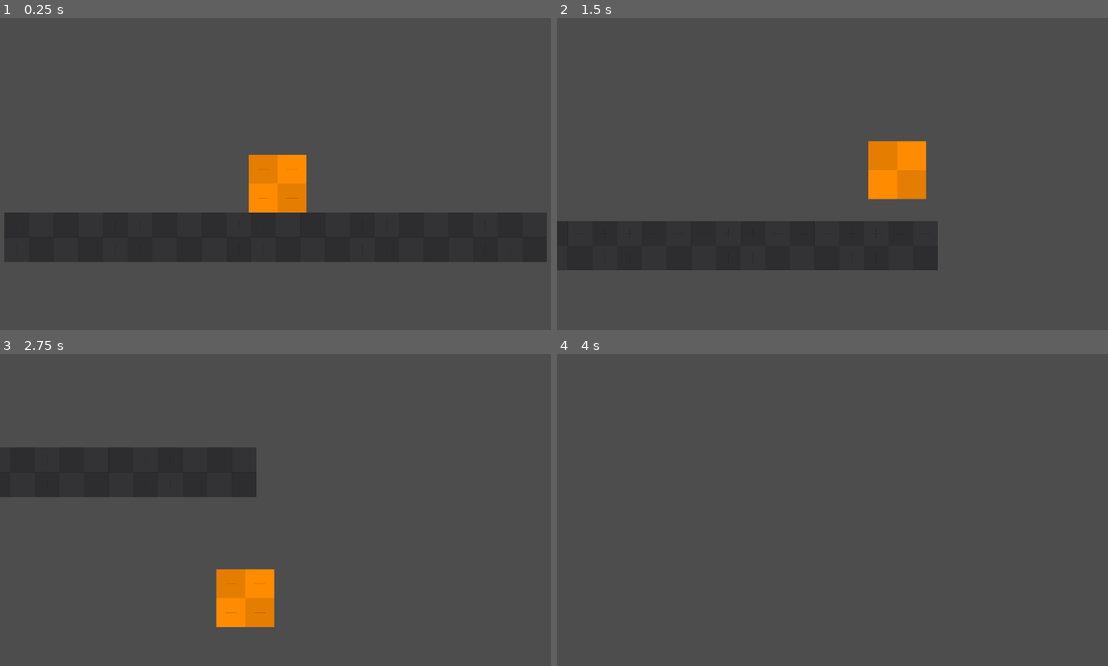
Above: before the commit, frames 1-4 (two rows, left to right).
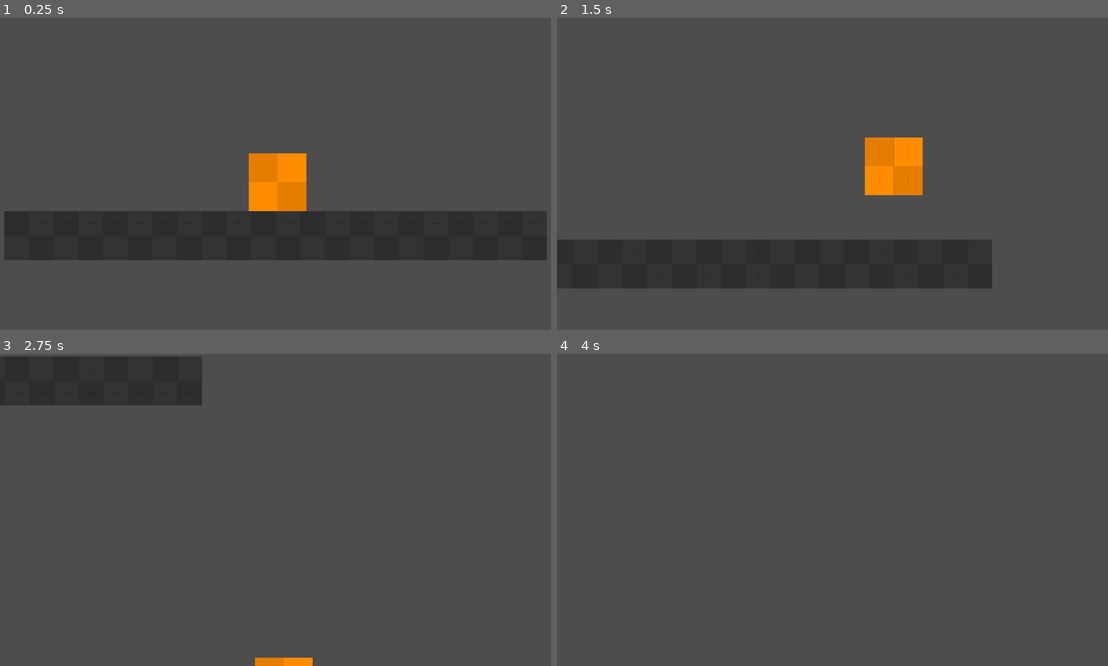
Above: after the commit, the same moments.

Repository: MemeCake789/Delta
Game: Godot game, scene res://scenes/main.tscn
Same seed, same stepped clock (60 frames per second), same inputs: the game is played once before the commit and once after it.
Inputs:
- Up to frame 1 (0.25 s): no input
- Up to frame 2 (1.5 s): tap Enter (ui_accept) at 0.5, 1.35 s; hold Enter (ui_accept) 0.53-1.28 s; hold Right (ui_right) from 0.53 s (still down)
- Up to frame 3 (2.75 s): tap Enter (ui_accept) at 1.52, 1.82 s; release Right (ui_right) at 2.03 s; hold Left (ui_left) from 2.03 s (still down); hold Enter (ui_accept) from 2.03 s (still down)
- Up to frame 4 (4 s): release Left (ui_left) at 2.78 s; release Enter (ui_accept) at 2.78 s; hold Right (ui_right) from 2.78 s (still down); tap Enter (ui_accept) at 2.85, 3.02, 3.32 s; hold Enter (ui_accept) from 3.53 s (still down)

The runs differ from the first frame. In frame 1, 1.0% of the frame differs, in the area x 0-100%, y 43-79%; in frame 2, 10%; in frame 3, 15%, in the area x 0-57%, y 0-100%; in frame 4, nothing differs.

Commit message:
Better Player Movement
Added player acceleration, jump buffer, and hold space to jump

Diff:
--- a/project.godot
+++ b/project.godot
@@ -14,3 +14,7 @@
 run/main_scene="res://scenes/main.tscn"
 config/features=PackedStringArray("4.2", "GL Compatibility")
 config/icon="res://assets/icon.svg"
+
+[physics]
+
+2d/default_gravity=1960.0
--- a/scenes/player.tscn
+++ b/scenes/player.tscn
@@ -8,6 +8,9 @@
 
 [node name="Player" type="CharacterBody2D"]
 script = ExtResource("1_gqmup")
+jumpVelocity = -800
+acceleration = 1000.0
+deceleration = 1200.0
 
 [node name="CollisionShape2D" type="CollisionShape2D" parent="."]
 shape = SubResource("RectangleShape2D_152bx")
--- a/src/Player.gd
+++ b/src/Player.gd
@@ -1,31 +1,41 @@
 extends CharacterBody2D
 
-
-@export var speed = 500
-@export var jumpVelocity = -400.0
+@export var speed:int = 500  # Max movement speed
+@export var jumpVelocity:int = -400
+@export var acceleration: float = 300  # Adjust this value to control acceleration speed
+@export var deceleration: float = 100  # Adjust this value to control deceleration speed
+@export var jumpBufferTime: float = 0.2  # Adjust this value to control jump buffer time
 
 # Get the gravity from the project settings to be synced with RigidBody nodes.
 var gravity = ProjectSettings.get_setting("physics/2d/default_gravity")
-
+var jumpBufferCountdown: float = 0
 
 func _physics_process(delta):
 	# Add the gravity.
 	if not is_on_floor():
 		velocity.y += gravity * delta
 
+	# Handle jump.
+	if Input.is_action_pressed("ui_accept"):
+		if is_on_floor():
+			velocity.y = jumpVelocity
+		else:
+			jumpBufferCountdown = jumpBufferTime
 
-	# Handle jump.
-	if Input.is_action_just_pressed("ui_accept") and is_on_floor():
+	if is_on_floor() and jumpBufferCountdown > 0:
 		velocity.y = jumpVelocity
 
 	# Get the input direction and handle the movement/deceleration.
 	# As good practice, you should replace UI actions with custom gameplay actions.
 	var direction = Input.get_axis("ui_left", "ui_right")
 	if direction:
-		velocity.x = direction * speed
-
+		# Increase velocity towards max speed with acceleration
+		velocity.x = move_toward(velocity.x, direction * speed, acceleration * delta)
 	else:
-		velocity.x = move_toward(velocity.x, 0, speed
-	)
+		# Decelerate towards zero with deceleration
+		velocity.x = move_toward(velocity.x, 0, deceleration * delta)
 
 	move_and_slide()
+
+	# Decrease the jump buffer countdown.
+	jumpBufferCountdown -= delta
